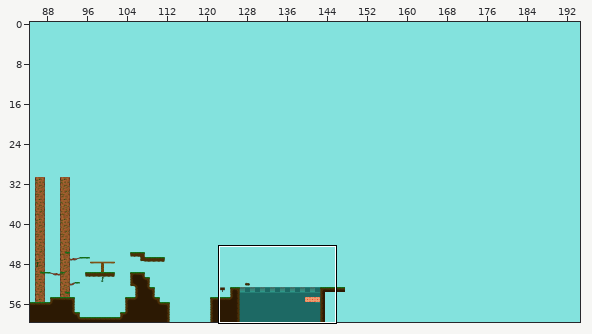
Tiled map -- map.tmx. The picture above shows the old version from afar; the outline marks the close-up.
Close-up. Before the commit:
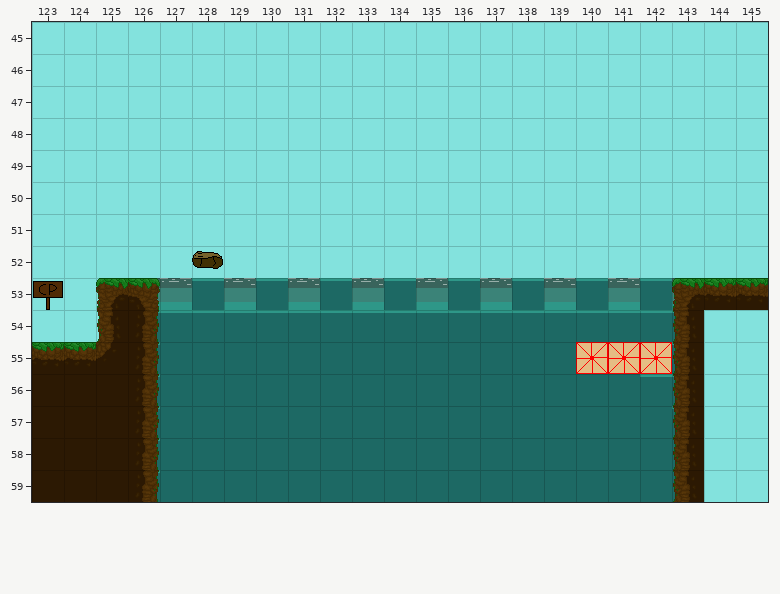
Cells are 32x32 px. Shown: x 123..145, y 45..59. The commit also changed other parts of the map, which this record leaves out.
Once edited:
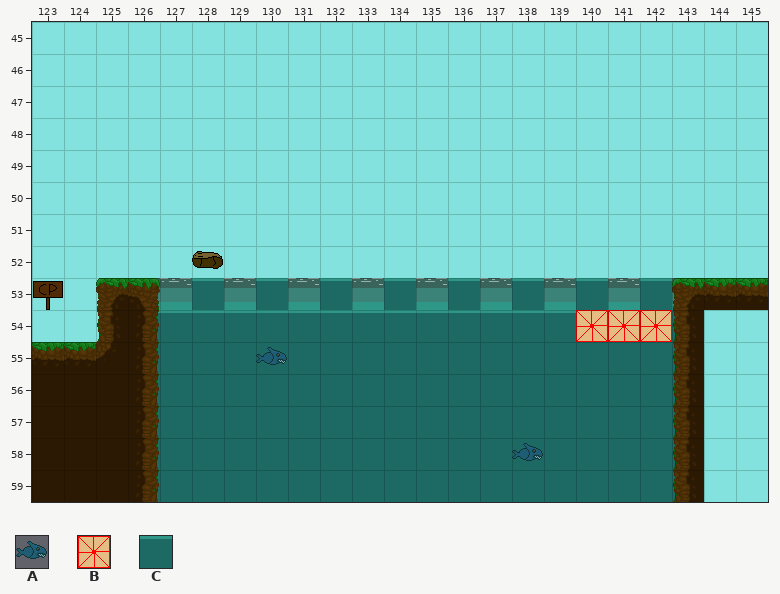
Key: from "tuilesJeu": A 2, B 68, C 113.
_ is an empty cell.
Objects are placed by their top-left corner, in cells (3,4 is the top-left corner of cell 3,4); size is 1x1 cell unless given.
The edit:
{"where": "layer \"build\""}
{"y":56,"x":142,"old":"C","new":"_"}
{"where": "layer \"zoneEnnemi\""}
{"y":54,"x":140,"old":"___","new":"BBB"}
{"y":55,"x":140,"old":"BBB","new":"___"}
{"where": "layer \"enemisEau\" (added)"}
{"now": "A at 130,55"}
{"now": "A at 138,58"}
{"label":"changed","picture_box":[576,310,672,377]}
{"label":"added","picture_box":[256,347,287,365]}
{"label":"added","picture_box":[512,443,543,461]}
